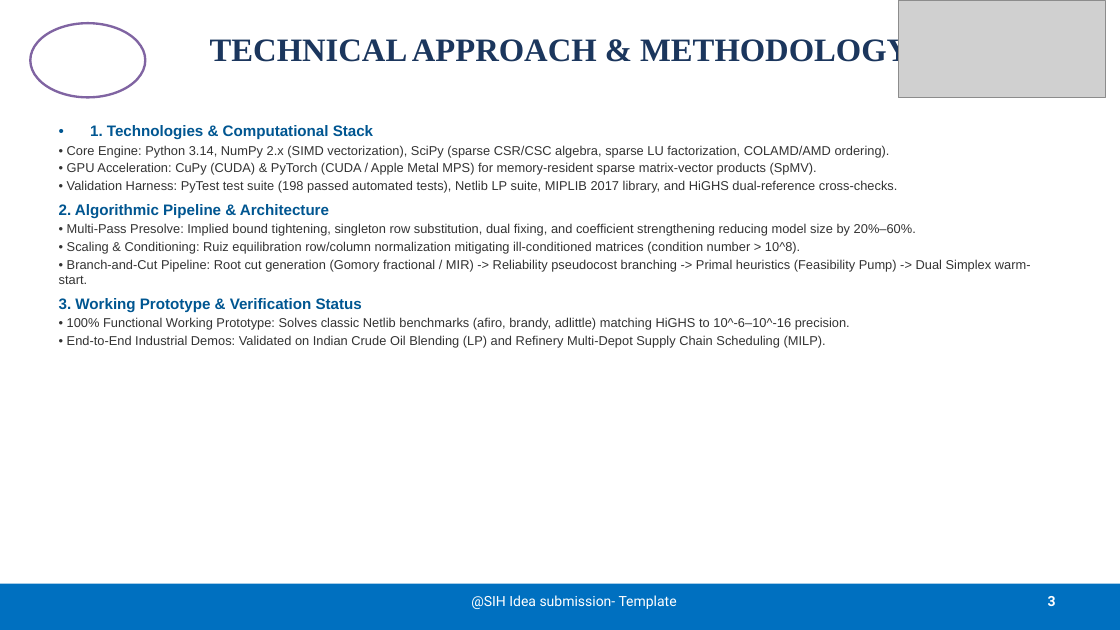
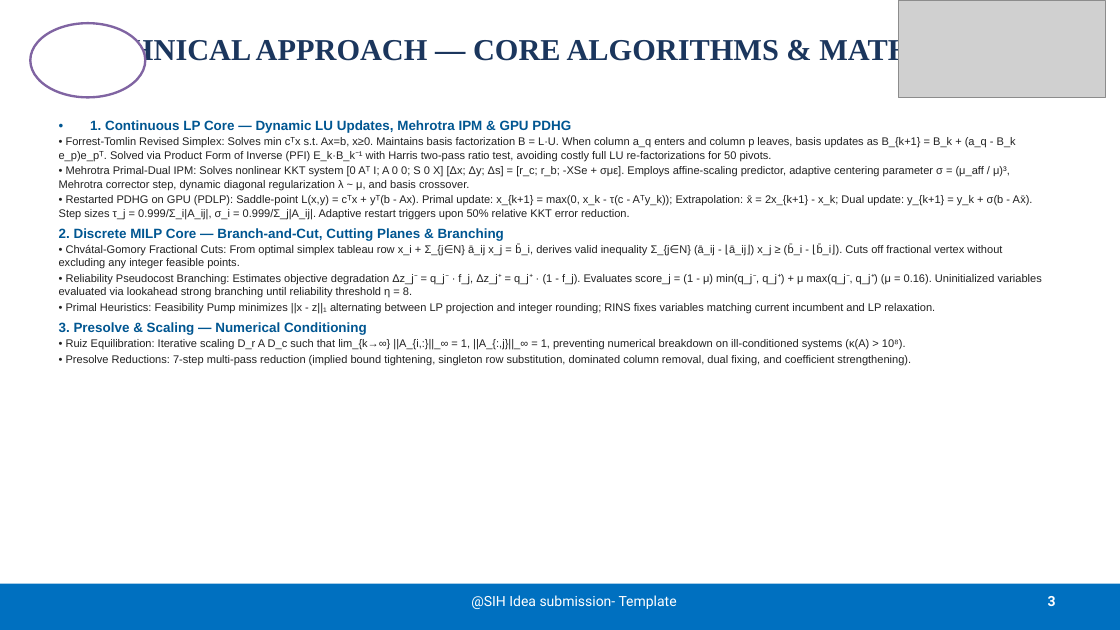
Before and after one commit to AryanMotiani/sovereign-solver, a slide deck: slide 3 of SIH2026-IDEA-Presentation-Format.pptx. Drawn at 1120x630 pixels with LibreOffice and Linux fonts; fonts in the diff are those of the drawing; grey boxes stand for pictures. Boxes give left, top, right and bottom in pixels: in the first picture for what was removed or moved away, otherwise in the second. Text is boxed around its words. In the diff, an @@ line names an element or a change of style, - is before the commit and + after.

Commit message:
docs(presentation): add core mathematical formulas, algorithms, and competitive differentiation to SIH PPTX

```diff
--- a/SIH2026-IDEA-Presentation-Format.pptx
+++ b/SIH2026-IDEA-Presentation-Format.pptx
@@ title at <box>68,36,1051,66</box>: text changed; size 28 to 26 pt @@
-TECHNICAL APPROACH & METHODOLOGY
+TECHNICAL APPROACH — CORE ALGORITHMS & MATHEMATICS
@@ text at <box>59,120,1042,365</box>: text changed; size 11 to 9.5 pt; text colour #333333 to #222222 @@
-• 1. Technologies & Computational Stack
-• Core Engine: Python 3.14, NumPy 2.x (SIMD vectorization), SciPy (sparse CSR/CSC algebra, sparse LU factorization, COLAMD/AMD ordering).
-• GPU Acceleration: CuPy (CUDA) & PyTorch (CUDA / Apple Metal MPS) for memory-resident sparse matrix-vector products (SpMV).
-• Validation Harness: PyTest test suite (198 passed automated tests), Netlib LP suite, MIPLIB 2017 library, and HiGHS dual-reference cross-checks.
-2. Algorithmic Pipeline & Architecture
-• Multi-Pass Presolve: Implied bound tightening, singleton row substitution, dual fixing, and coefficient strengthening reducing model size by 20%–60%.
-• Scaling & Conditioning: Ruiz equilibration row/column normalization mitigating ill-conditioned matrices (condition number > 10^8).
-• Branch-and-Cut Pipeline: Root cut generation (Gomory fractional / MIR) -> Reliability pseudocost branching -> Primal heuristics (Feasibility Pump) -> Dual Simplex warm-start.
-3. Working Prototype & Verification Status
-• 100% Functional Working Prototype: Solves classic Netlib benchmarks (afiro, brandy, adlittle) matching HiGHS to 10^-6–10^-16 precision.
-• End-to-End Industrial Demos: Validated on Indian Crude Oil Blending (LP) and Refinery Multi-Depot Supply Chain Scheduling (MILP).
+• 1. Continuous LP Core — Dynamic LU Updates, Mehrotra IPM & GPU PDHG
+• Forrest-Tomlin Revised Simplex: Solves min cᵀx s.t. Ax=b, x≥0. Maintains basis factorization B = L·U. When column a_q enters and column p leaves, basis updates as B_{k+1} = B_k + (a_q - B_k e_p)e_pᵀ. Solved via Product Form of Inverse (PFI) E_k·B_k⁻¹ with Harris two-pass ratio test, avoiding costly full LU re-factorizations for 50 pivots.
+• Mehrotra Primal-Dual IPM: Solves nonlinear KKT system [0 Aᵀ I; A 0 0; S 0 X] [Δx; Δy; Δs] = [r_c; r_b; -XSe + σμε]. Employs affine-scaling predictor, adaptive centering parameter σ = (μ_aff / μ)³, Mehrotra corrector step, dynamic diagonal regularization λ ~ μ, and basis crossover.
+• Restarted PDHG on GPU (PDLP): Saddle-point L(x,y) = cᵀx + yᵀ(b - Ax). Primal update: x_{k+1} = max(0, x_k - τ(c - Aᵀy_k)); Extrapolation: x̄ = 2x_{k+1} - x_k; Dual update: y_{k+1} = y_k + σ(b - Ax̄). Step sizes τ_j = 0.999/Σ_i|A_ij|, σ_i = 0.999/Σ_j|A_ij|. Adaptive restart triggers upon 50% relative KKT error reduction.
+2. Discrete MILP Core — Branch-and-Cut, Cutting Planes & Branching
+• Chvátal-Gomory Fractional Cuts: From optimal simplex tableau row x_i + Σ_{j∈N} ā_ij x_j = b̄_i, derives valid inequality Σ_{j∈N} (ā_ij - ⌊ā_ij⌋) x_j ≥ (b̄_i - ⌊b̄_i⌋). Cuts off fractional vertex without excluding any integer feasible points.
+• Reliability Pseudocost Branching: Estimates objective degradation Δz_j⁻ = q_j⁻ · f_j, Δz_j⁺ = q_j⁺ · (1 - f_j). Evaluates score_j = (1 - μ) min(q_j⁻, q_j⁺) + μ max(q_j⁻, q_j⁺) (μ = 0.16). Uninitialized variables evaluated via lookahead strong branching until reliability threshold η = 8.
+• Primal Heuristics: Feasibility Pump minimizes ||x - z||₁ alternating between LP projection and integer rounding; RINS fixes variables matching current incumbent and LP relaxation.
+3. Presolve & Scaling — Numerical Conditioning
+• Ruiz Equilibration: Iterative scaling D_r A D_c such that lim_{k→∞} ||A_{i,:}||_∞ = 1, ||A_{:,j}||_∞ = 1, preventing numerical breakdown on ill-conditioned systems (κ(A) > 10⁸).
+• Presolve Reductions: 7-step multi-pass reduction (implied bound tightening, singleton row substitution, dominated column removal, dual fixing, and coefficient strengthening).
```
Also in this commit, not shown: 5 other slides changed.
